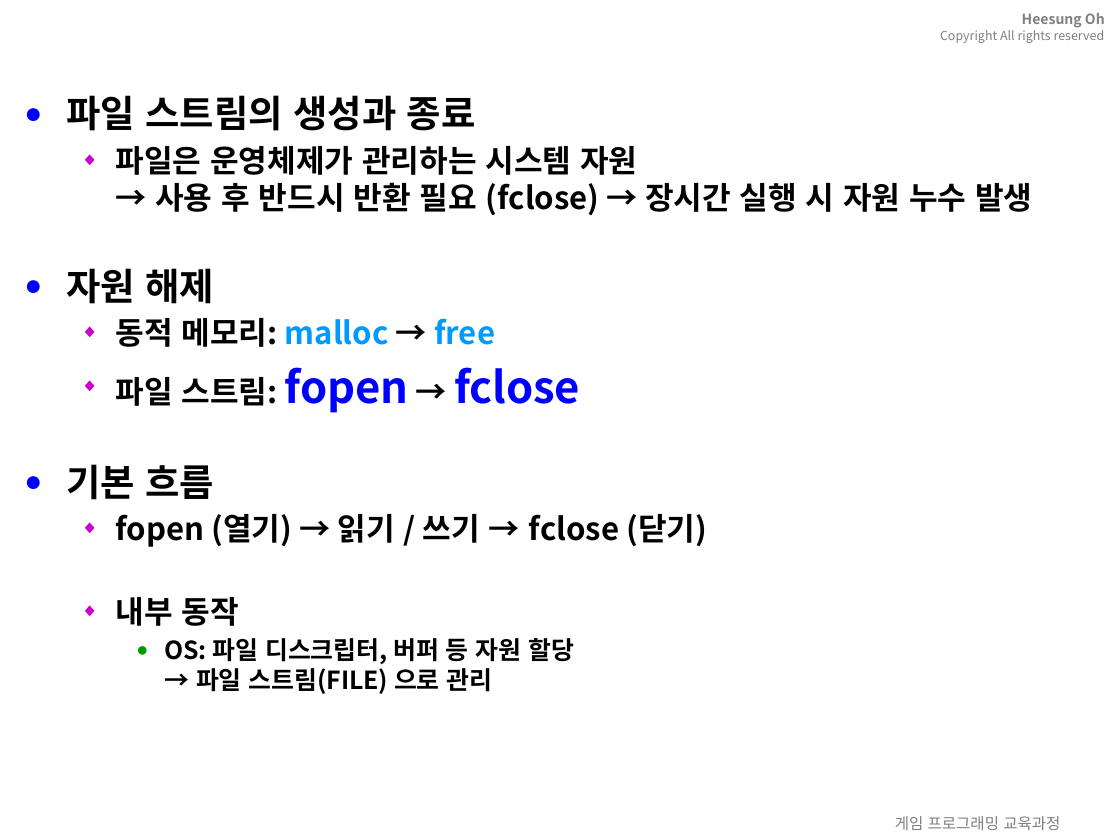
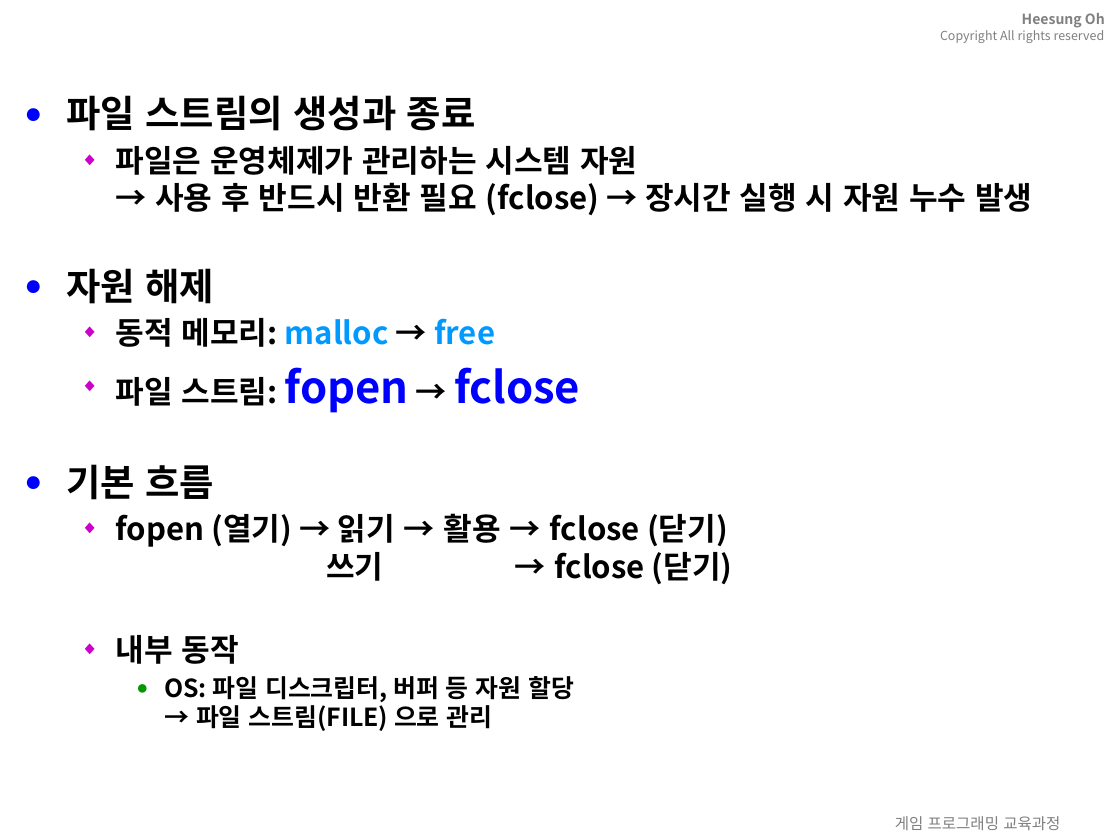
Before and after one commit to 3dapi/bs01_c, a slide deck: slide 5 of ppt/16.C언어-자료-파일입출력.pptx. Drawn at 1120x840 pixels with LibreOffice and Linux fonts; fonts in the diff are those of the drawing; background and template pictures are left out. Boxes give left, top, right and bottom in pixels: in the first picture for what was removed or moved away, otherwise in the second. Text is boxed around its words. In the diff, an @@ line names an element or a change of style, - is before the commit and + after.

```diff
--- a/ppt/16.C언어-자료-파일입출력.pptx
+++ b/ppt/16.C언어-자료-파일입출력.pptx
@@ text at bbox=[115, 513, 733, 584]: text changed @@
-  ◆ fopen (열기) → 읽기 / 쓰기 → fclose (닫기)
+  ◆ fopen (열기) → 읽기 → 활용 → fclose (닫기)
+    쓰기 → fclose (닫기)
```
Also in this commit, not shown: 3 other slides changed, 26 other files.
